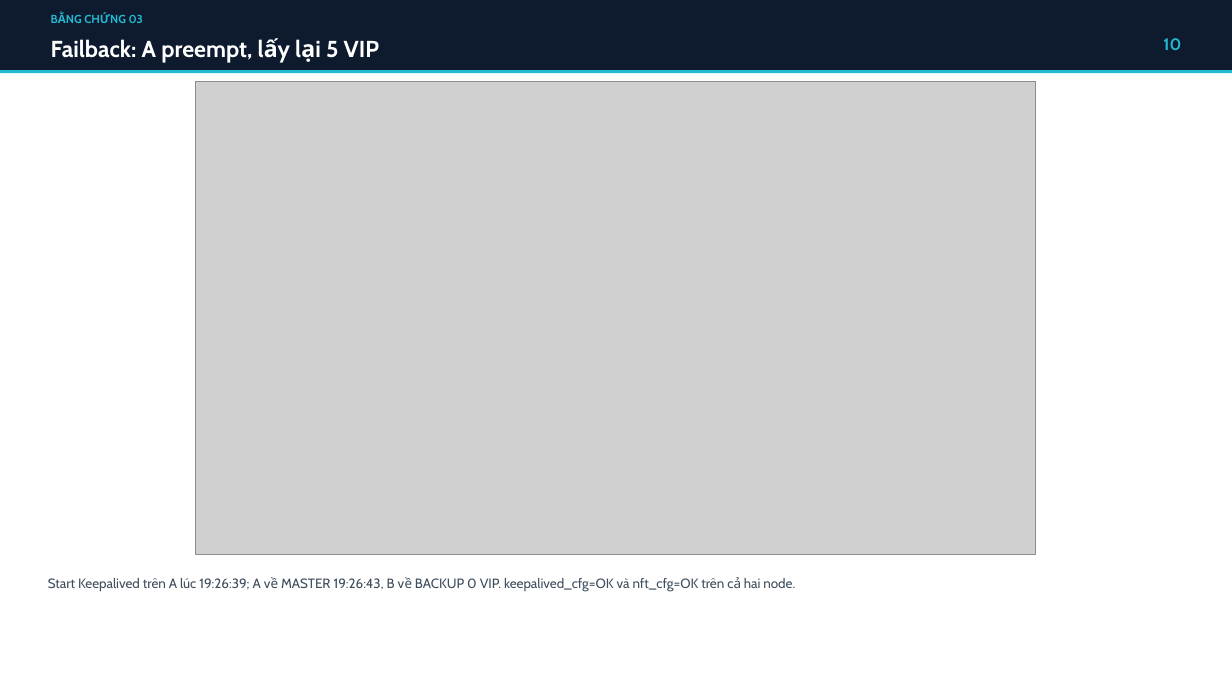
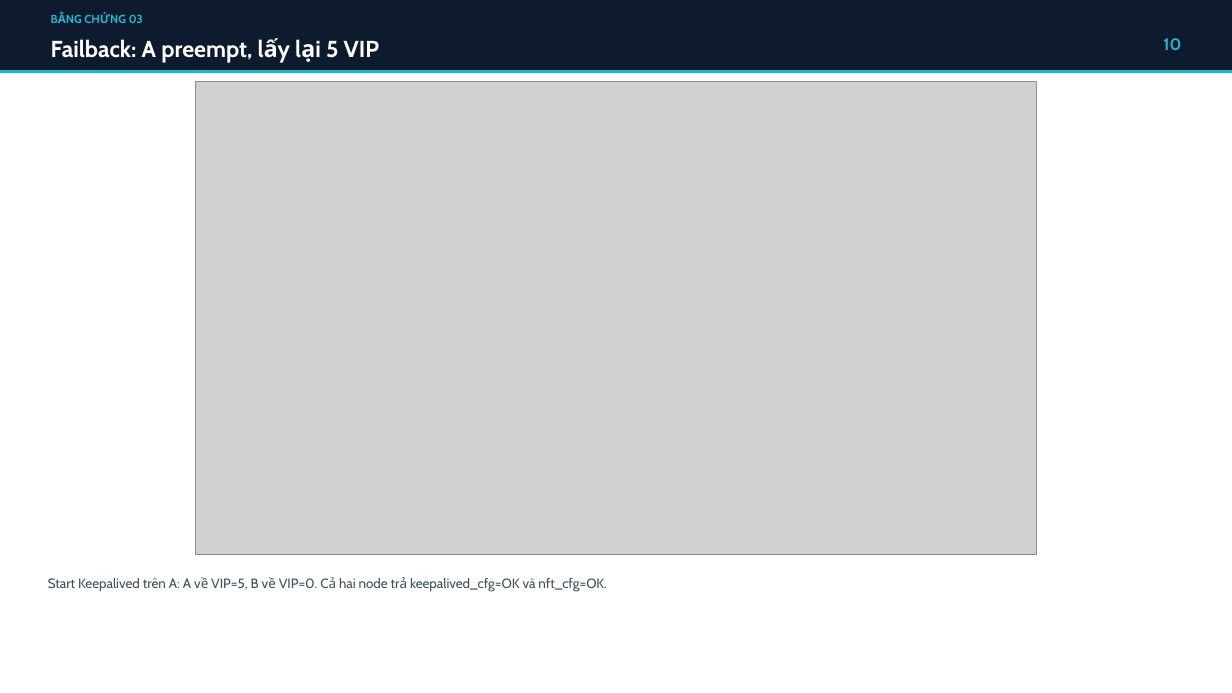
Before and after one commit to quanbao2603/ha-lb-security-lab, a slide deck: slide 10 of docs/minh-hung/20261116-bao-cao-nghiem-thu-lab-ha-security.pptx. Drawn at 1232x693 pixels with LibreOffice and Linux fonts; fonts in the diff are those of the drawing; grey boxes stand for pictures. Boxes give left, top, right and bottom in pixels: in the first picture for what was removed or moved away, otherwise in the second. Text is boxed around its words. In the diff, an @@ line names an element or a change of style, - is before the commit and + after.

```diff
--- a/docs/minh-hung/20261116-bao-cao-nghiem-thu-lab-ha-security.pptx
+++ b/docs/minh-hung/20261116-bao-cao-nghiem-thu-lab-ha-security.pptx
@@ text at (48, 578, 607, 592): text changed @@
-Start Keepalived trên A lúc 19:26:39; A về MASTER 19:26:43, B về BACKUP 0 VIP. keepalived_cfg=OK và nft_cfg=OK trên cả hai node.
+Start Keepalived trên A: A về VIP=5, B về VIP=0. Cả hai node trả keepalived_cfg=OK và nft_cfg=OK.
```
Also in this commit, not shown: 1 other slide changed, 5 other files.
